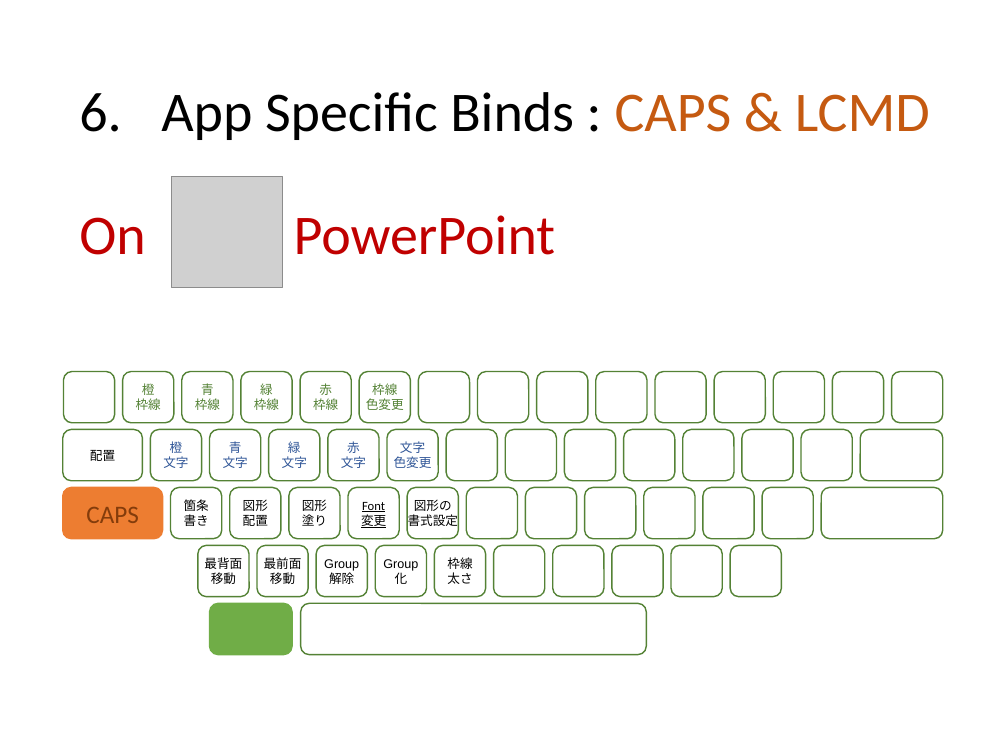
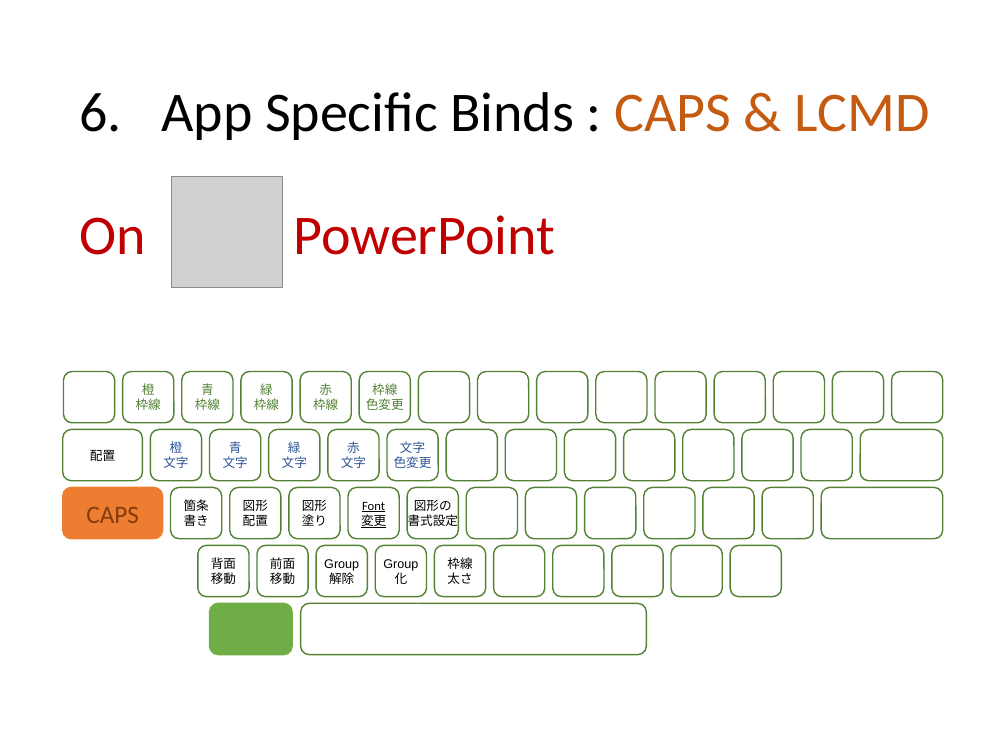
Before and after one commit to ittooo66/myAHK, a slide deck: slide 10 of MANUAL.pptx. Drawn at 1008x756 pixels with LibreOffice and Linux fonts; fonts in the diff are those of the drawing; grey boxes stand for pictures. Boxes give left, top, right and bottom in pixels: in the first picture for what was removed or moved away, otherwise in the second. Text is boxed around its words. In the diff, an @@ line names an element or a change of style, - is before the commit and + after.

```diff
--- a/MANUAL.pptx
+++ b/MANUAL.pptx
@@ text in rounded rectangle at (211, 557, 236, 569): text changed @@
-最背面
+背面
@@ text in rounded rectangle at (270, 557, 295, 569): text changed @@
-最前面
+前面
```
Also in this commit, not shown: 5 other slides changed, 1 slide added.
